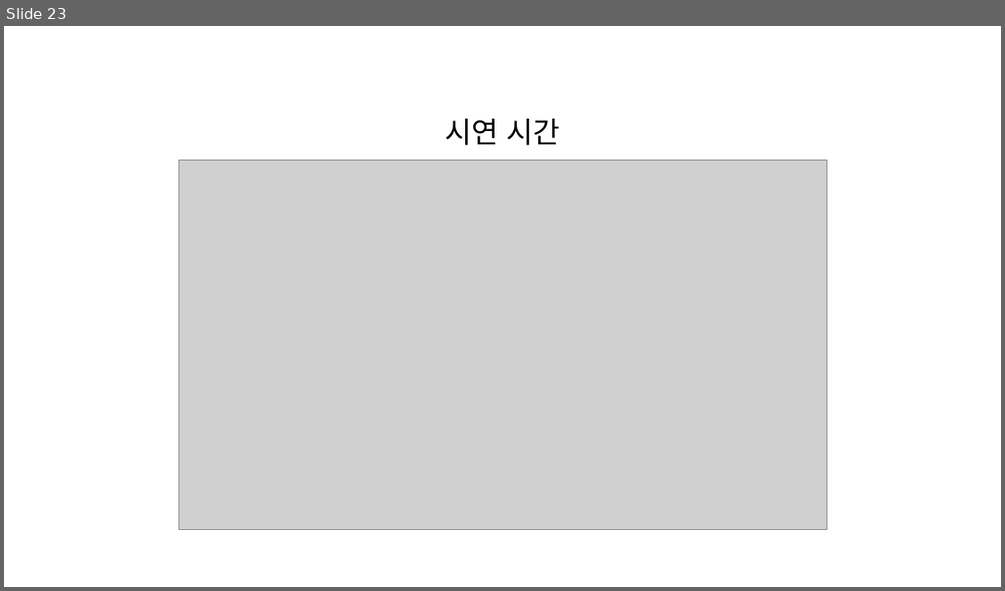
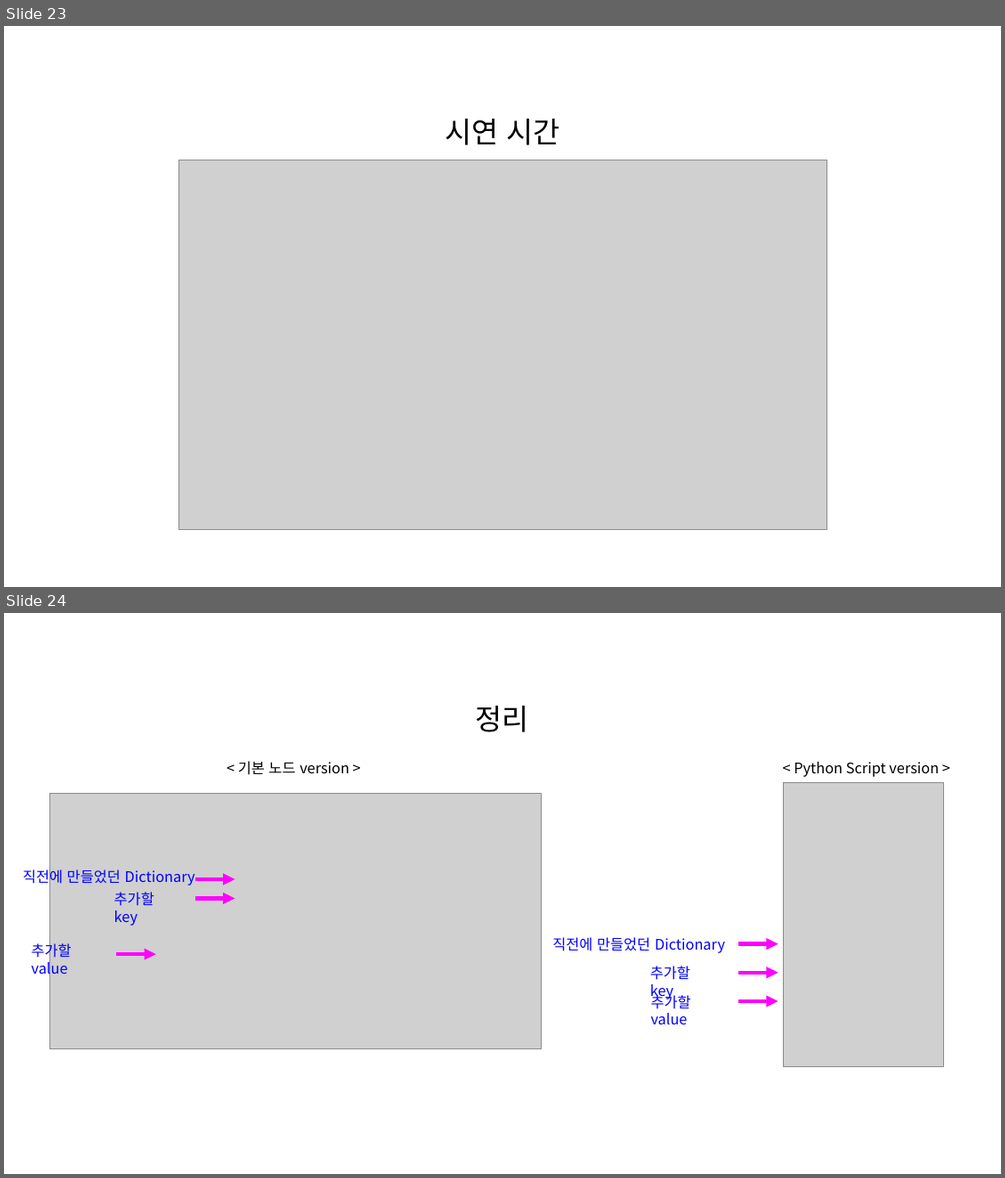
Before and after one commit to hnanmal/mQ, a slide deck: DynamoUserGroup/20221118_부산 세미나 준비/documentum/DynDict활용_발표자료.pptx. Shown one above the other, each under a label of ours: slide 23 before the commit, slides 23 and 24 after it. The pictures are 1005x591 and 1005x1178 pixels, drawn with LibreOffice and Linux fonts; fonts in the diff are those of the drawing; grey boxes stand for pictures. Boxes give left, top, right and bottom in pixels: in the first picture for what was removed or moved away, otherwise in the second. Text is boxed around its words. In the diff, an @@ line names an element or a change of style, - is before the commit and + after.

```diff
--- a/DynamoUserGroup/20221118_부산 세미나 준비/documentum/DynDict활용_발표자료.pptx
+++ b/DynamoUserGroup/20221118_부산 세미나 준비/documentum/DynDict활용_발표자료.pptx
@@ slide 24 added at box(4, 613, 1001, 1174), background #FFFFFF @@
@@ text added at box(476, 706, 529, 732), 28 pt, text #000000 @@
+정리
@@ text added at box(238, 761, 349, 775), 14 pt, text #000000 @@
+< 기본 노드 version >
@@ text added at box(793, 762, 938, 777), 14 pt, text #000000 @@
+< Python Script version >
@@ group added at box(23, 793, 541, 1049): 3 arrows, 3 texts, 1 picture @@
+직전에 만들었던 Dictionary
+추가할 key
+추가할 value
@@ group added at box(552, 782, 944, 1067): 3 arrows, 3 texts, 1 picture @@
+직전에 만들었던 Dictionary
+추가할 key
+추가할 value
```
Also in this commit, not shown: 2 slides changed, 1 other slide added, 1 slide removed, 4 other files.
